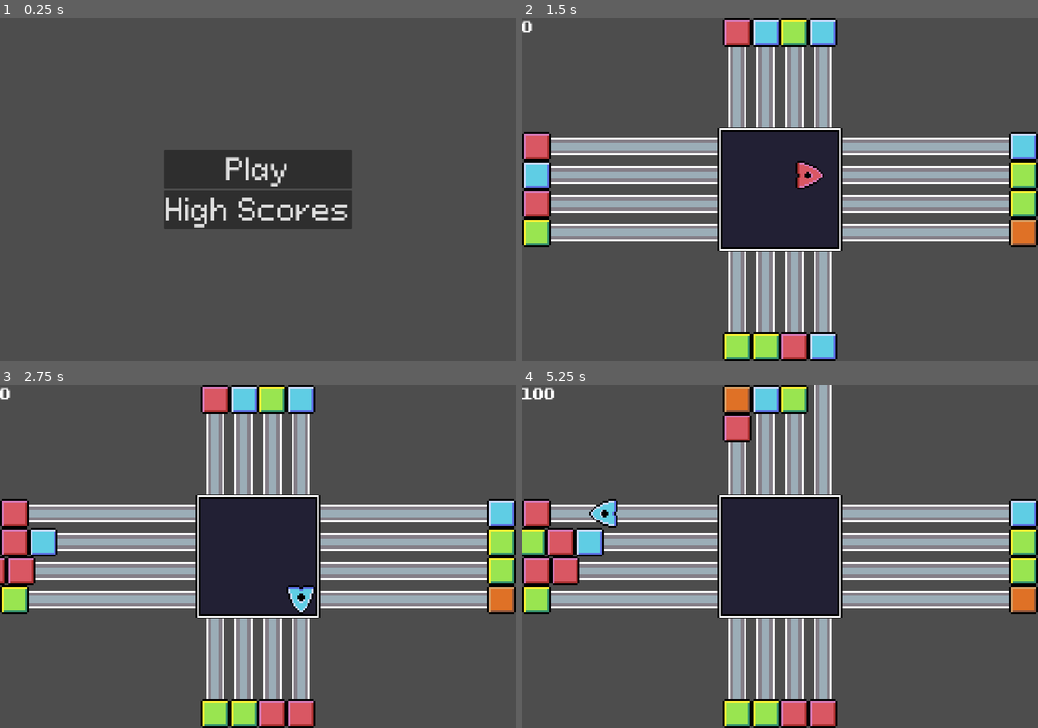
Above: before the commit, frames 1-4 (two rows, left to right).
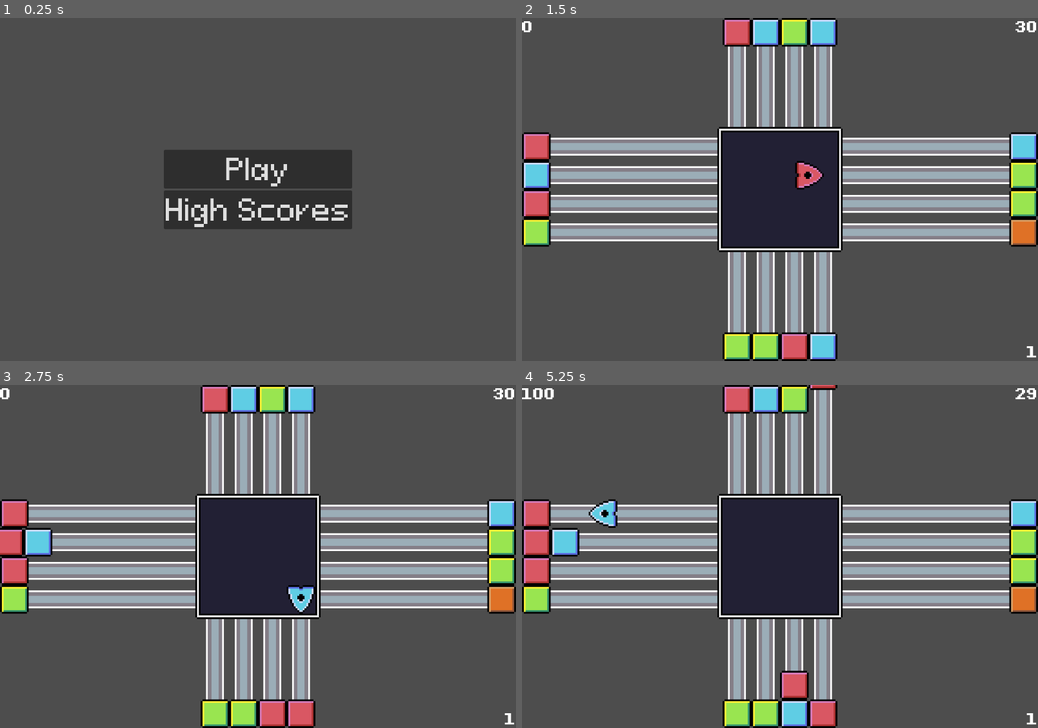
Above: after the commit, the same moments.

Repository: Crestor123/zoop
Game: Godot game, scene res://scenes/game.tscn
Two runs of this game, one before a commit and one after it. Both use one fixed random seed, a clock stepped at 60 frames per second and the inputs below.
Inputs:
- Up to frame 1 (0.25 s): no input
- Up to frame 2 (1.5 s): click "Play" at 0.5 s; hold D (right) from 1.28 s (still down); tap X (cycle_powerup) at 1.35 s
- Up to frame 3 (2.75 s): release D (right) at 2.03 s; hold S (down) from 2.03 s (still down); tap Space (dash) at 2.1 s
- Up to frame 4 (5.25 s): release S (down) at 2.78 s; hold D (right) 2.78-3.53 s; tap X (cycle_powerup) at 2.85, 4.35 s; hold W (up) 3.53-4.28 s; tap Space (dash) at 3.6, 5.1 s; hold A (left) from 4.28 s (still down)

The runs differ from the first frame. In frame 1, 0.5% of the frame differs, in the area x 32-68%, y 40-62%; in frame 2, 3.8%; in frame 3, 4.4%; in frame 4, 7.0%, in the area x 0-100%, y 0-100%.

Commit message:
Attempted to fix a bug with destroying blocks

Diff:
--- a/objects/field/block_line.gd
+++ b/objects/field/block_line.gd
@@ -7,6 +7,7 @@
 @export var direction : Vector2
 @export var tile_size : int = 16
 
+var chosen_last : bool = false
 var field : Field
 var collectibles : Array[Collectible]
 
--- a/objects/player/player_ship.gd
+++ b/objects/player/player_ship.gd
@@ -252,14 +252,16 @@
 
 	if body is Block:
 		# If it is the same color, destroy the block and increment the score multiplier.
-		if body.color == color or break_all_blocks == true:
+		var block_color = body.color
+		if block_color == color or break_all_blocks == true:
 			s_block_destroyed.emit(body, break_all_blocks)
 			body.destroy()
 		# If it's not the same color, change the player's color to that block's color.
 		else:
 			var prev_color = color
-			change_color(target_block.color)
-			target_block.change_color(prev_color)
+			change_color(block_color)
+			if target_block:
+				target_block.change_color(prev_color)
 	# If we collide with a powerup, add it to the list of powerups.
 	if body is Powerup:
 		gain_powerup(body.powerup_data)
--- a/project.godot
+++ b/project.godot
@@ -19,6 +19,7 @@
 
 window/size/viewport_height=768
 window/stretch/mode="canvas_items"
+window/stretch/scale_mode="integer"
 
 [input]
 
--- a/scenes/field.gd
+++ b/scenes/field.gd
@@ -11,6 +11,11 @@
 @export var block_line_object : PackedScene
 @export var score_popup_object : PackedScene
 @export var powerup_chance_increment : float = 0.01
+@export var initial_timer : float = 1.5
+@export var timer_decrement : float = 0.1
+@export var minimum_time : float = 0.8
+@export var initial_blocks_required : int = 30
+@export var blocks_required_increment : int = 10
 
 signal s_quit
 signal s_game_over
@@ -21,8 +26,12 @@
 
 var block_timer_active : bool = true
 var paused : bool = false
+
+var blocks_required : int = 0
+var level : int = 0
+var blocks_broken : int = 0
+
 var score_multiplier : int = 0
-var blocks_broken : int = 0
 var score : int = 0
 var points_per_block : int = 100
 
@@ -67,6 +76,12 @@
 	initialize_player()
 	PlayerArea.position = Vector2(x_size / 2, y_size / 2)
 
+	blocks_required = initial_blocks_required
+	UI.update_blocks_required(blocks_required)
+	level = 1
+	UI.update_level(level)
+	BlockTimer.wait_time = initial_timer
+
 	BlockTimer.start()
 
 func initialize_player():
@@ -77,7 +92,7 @@
 	PlayerShip.active = true
 	PlayerShip.position = Vector2(x_size / 2 - half_tile, y_size / 2 - half_tile)
 
-func _process(delta):
+func _unhandled_input(_event):
 	if Input.is_action_just_pressed("pause"):
 		pause()
 
@@ -125,13 +140,28 @@
 
 func select_random_line() -> BlockLine:
 	var lines = BlockLines.get_children()
-	return lines.pick_random()
+	for line : BlockLine in lines:
+		if line.chosen_last == true:
+			lines.erase(line)
+
+	var selection = lines.pick_random()
+
+	for line : BlockLine in BlockLines.get_children():
+		line.chosen_last = false
+	selection.chosen_last = true
+
+	return selection
 
 func gain_powerup(powerup : PlayerPowerup):
 	var powerup_ui = UI.add_powerup(powerup.powerup_data.sprite)
 	powerup.powerup_ui = powerup_ui
 
 func block_broken(block : Collectible, powerup_active : bool):
+	blocks_required -= 1
+	UI.update_blocks_required(blocks_required)
+	if blocks_required == 0:
+		level_up()
+
 	var points : int = points_per_block
 	if !powerup_active:
 		blocks_broken += 1
@@ -143,6 +173,14 @@
 	add_child(new_popup)
 	new_popup.global_position = block.global_position
 	new_popup.set_points(points)
+
+func level_up():
+	blocks_required = initial_blocks_required + (blocks_required_increment * level)
+	UI.update_blocks_required(blocks_required)
+	BlockTimer.wait_time = min(initial_timer - (timer_decrement * level), minimum_time)
+	level += 1
+	UI.update_level(level)
+	pass
 
 func reset_score_multiplier(_player : Player):
 	powerup_chance += blocks_broken * powerup_chance_increment
--- a/scenes/field_ui.gd
+++ b/scenes/field_ui.gd
@@ -3,6 +3,8 @@
 @export var powerup_ui : PackedScene
 
 @onready var lblScore = $Score
+@onready var lblBlocksRequired = $BlocksRequired
+@onready var lblLevel = $Level
 @onready var PauseMenu = $PauseMenu
 @onready var PowerupContainer = $PowerupContainer
 
@@ -18,6 +20,12 @@
 
 func update_score(val : int):
 	lblScore.text = str(val)
+
+func update_blocks_required(val : int):
+	lblBlocksRequired.text = str(val)
+
+func update_level(val : int):
+	lblLevel.text = str(val)
 
 func add_powerup(powerup_sprite : AtlasTexture) -> PowerupUI:
 	var new_powerup = powerup_ui.instantiate()
--- a/scenes/field_ui.tscn
+++ b/scenes/field_ui.tscn
@@ -41,6 +41,33 @@
 offset_bottom = 23.0
 text = "Score"
 label_settings = SubResource("LabelSettings_2ec0m")
+
+[node name="BlocksRequired" type="Label" parent="." unique_id=1673763560]
+layout_mode = 1
+anchors_preset = 1
+anchor_left = 1.0
+anchor_right = 1.0
+offset_left = -40.0
+offset_bottom = 23.0
+grow_horizontal = 0
+text = "Blocks Required"
+label_settings = SubResource("LabelSettings_2ec0m")
+horizontal_alignment = 2
+
+[node name="Level" type="Label" parent="." unique_id=1222538339]
+layout_mode = 1
+anchors_preset = 3
+anchor_left = 1.0
+anchor_top = 1.0
+anchor_right = 1.0
+anchor_bottom = 1.0
+offset_left = -41.0
+offset_top = -23.0
+grow_horizontal = 0
+grow_vertical = 0
+text = "Level"
+label_settings = SubResource("LabelSettings_2ec0m")
+horizontal_alignment = 2
 
 [node name="PauseMenu" type="Control" parent="." unique_id=1188172469]
 visible = false
Not shown, changed: notes.txt
